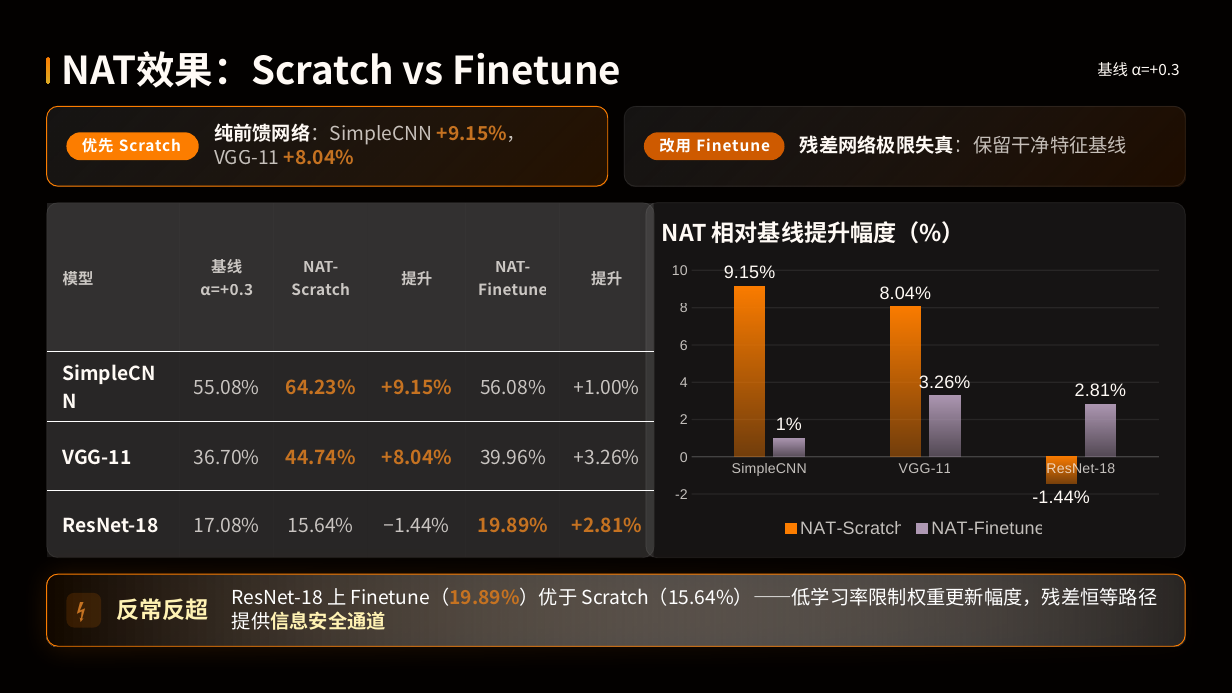
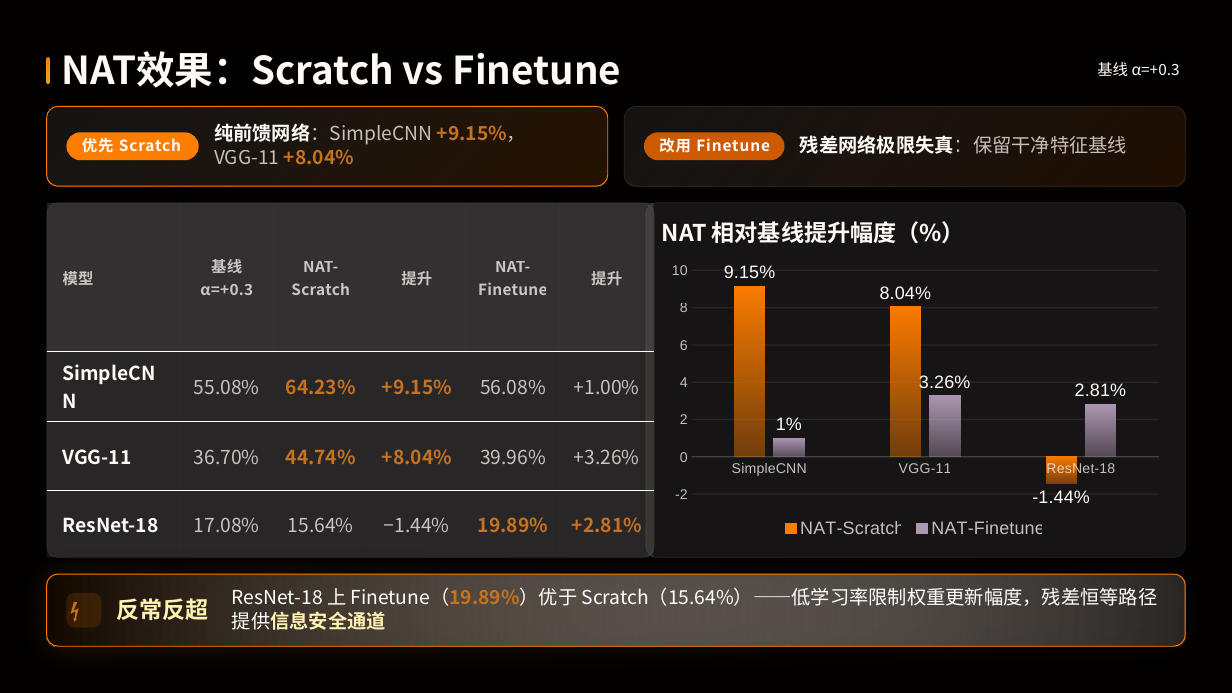
Before and after one commit to DREAMERhyh/2026-Inno-CIM-UCAS-competition, a slide deck: slide 13 of 汇报文档+论文/存算一体芯片非线性误差研究——两阶段完整汇报.pptx. Drawn at 1232x693 pixels with LibreOffice and Linux fonts; fonts in the diff are those of the drawing; background and template pictures are left out. Boxes give left, top, right and bottom in pixels: in the first picture for what was removed or moved away, otherwise in the second. Text is boxed around its words. In the diff, an @@ line names an element or a change of style, - is before the commit and + after.

Commit message:
feat: 更新二阶段优化研究设计报告文档

```diff
--- a/汇报文档+论文/存算一体芯片非线性误差研究——两阶段完整汇报.pptx
+++ b/汇报文档+论文/存算一体芯片非线性误差研究——两阶段完整汇报.pptx
@@ text "⚡" moved from (x1=77, y1=596, x2=113, y2=625) to (x1=70, y1=596, x2=106, y2=625) @@
```
